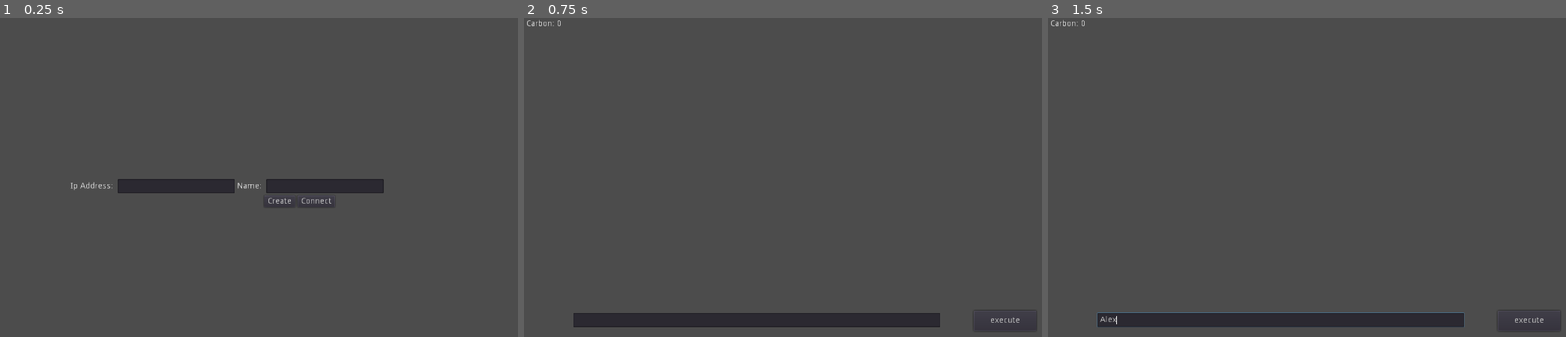
Above: before the commit, frames 1-3 (left to right).
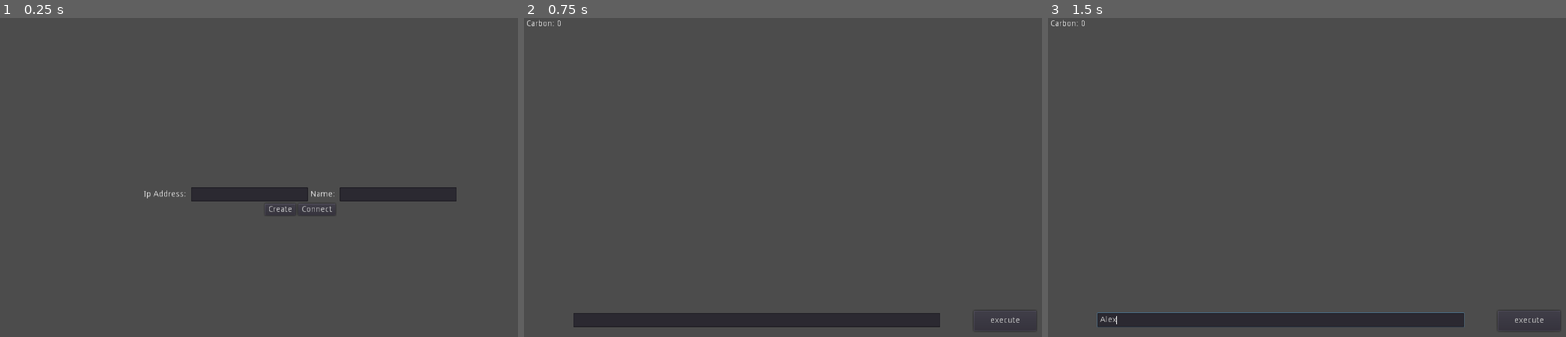
Above: after the commit, the same moments.

Repository: Electronics-Empire/Electronics-Empire
Game: Godot game, scene res://Scene/Multiplayer.tscn
Two runs of this game, one before a commit and one after it. Both use one fixed random seed, a clock stepped at 60 frames per second and the inputs below.
Inputs (mouse positions are in pixels of both pictures, inside the frame that each line leads up to):
- Up to frame 1 (0.25 s): no input
- Up to frame 2 (0.75 s): click "Create" at 0.5 s
- Up to frame 3 (1.5 s): click (1281, 321) at 1.27 s; type "Alex" at 1.35 s

The runs differ from the first frame. In frame 1, 3.3% of the frame differs, in the area x 13-89%, y 50-62%; in frame 2, nothing differs; in frame 3, nothing differs.

Commit message:
the unit work in multiplayer

Diff:
--- a/Scene/Multiplayer.tscn
+++ b/Scene/Multiplayer.tscn
@@ -2,68 +2,84 @@
 
 [ext_resource path="res://Script/Multiplayer.gd" type="Script" id=1]
 
-[node name="Lobby" type="MarginContainer"]
+[node name="Lobby" type="Control" index="0"]
 
 anchor_left = 0.0
 anchor_top = 0.5
 anchor_right = 1.0
 anchor_bottom = 0.5
-margin_top = -104.0
-margin_bottom = 108.0
-rect_pivot_offset = Vector2( 0, 0 )
-rect_clip_content = false
-mouse_filter = 0
-mouse_default_cursor_shape = 0
-size_flags_horizontal = 1
-size_flags_vertical = 1
-custom_constants/margin_right = 120
-custom_constants/margin_top = 80
-custom_constants/margin_left = 120
-custom_constants/margin_bottom = 80
+margin_left = 1.0
+margin_top = -95.0
+margin_right = 1.0
+margin_bottom = 120.0
+rect_pivot_offset = Vector2( 0, 0 )
+rect_clip_content = false
+mouse_filter = 0
+mouse_default_cursor_shape = 0
+size_flags_horizontal = 1
+size_flags_vertical = 1
 script = ExtResource( 1 )
 
-[node name="VBoxContainer" type="VBoxContainer" parent="." index="0"]
-
-anchor_left = 0.0
-anchor_top = 0.0
-anchor_right = 0.0
-anchor_bottom = 0.0
-margin_left = 120.0
-margin_top = 80.0
-margin_right = 904.0
-margin_bottom = 132.0
+[node name="Connection" type="MarginContainer" parent="." index="0"]
+
+anchor_left = 0.0
+anchor_top = 0.0
+anchor_right = 0.0
+anchor_bottom = 0.0
+margin_top = -187.0
+margin_right = 1023.0
+margin_bottom = 405.0
+rect_pivot_offset = Vector2( 0, 0 )
+rect_clip_content = false
+mouse_filter = 0
+mouse_default_cursor_shape = 0
+size_flags_horizontal = 1
+size_flags_vertical = 1
+_sections_unfolded = [ "Grow Direction" ]
+
+[node name="VBoxContainer" type="VBoxContainer" parent="Connection" index="0"]
+
+anchor_left = 0.0
+anchor_top = 0.0
+anchor_right = 0.0
+anchor_bottom = 0.0
+margin_left = 8.0
+margin_right = 1023.0
+margin_bottom = 592.0
 rect_pivot_offset = Vector2( 0, 0 )
 rect_clip_content = false
 mouse_filter = 1
 mouse_default_cursor_shape = 0
 size_flags_horizontal = 1
 size_flags_vertical = 1
-alignment = 0
-
-[node name="HBoxContainer2" type="HBoxContainer" parent="VBoxContainer" index="0"]
-
-anchor_left = 0.0
-anchor_top = 0.0
-anchor_right = 0.0
-anchor_bottom = 0.0
-margin_right = 784.0
-margin_bottom = 24.0
+alignment = 1
+
+[node name="HBoxContainer2" type="HBoxContainer" parent="Connection/VBoxContainer" index="0"]
+
+anchor_left = 0.0
+anchor_top = 0.0
+anchor_right = 0.0
+anchor_bottom = 0.0
+margin_top = 272.0
+margin_right = 1015.0
+margin_bottom = 296.0
 rect_pivot_offset = Vector2( 0, 0 )
 rect_clip_content = false
 mouse_filter = 1
 mouse_default_cursor_shape = 0
 size_flags_horizontal = 1
 size_flags_vertical = 1
-alignment = 0
-
-[node name="IpAdressLabel" type="Label" parent="VBoxContainer/HBoxContainer2" index="0"]
-
-anchor_left = 0.0
-anchor_top = 0.0
-anchor_right = 0.0
-anchor_bottom = 0.0
+alignment = 1
+
+[node name="IpAdressLabel" type="Label" parent="Connection/VBoxContainer/HBoxContainer2" index="0"]
+
+anchor_left = 0.0
+anchor_top = 0.0
+anchor_right = 0.0
+anchor_bottom = 0.0
+margin_left = 240.0
 margin_top = 5.0
-margin_right = 77.0
+margin_right = 317.0
 margin_bottom = 19.0
 rect_pivot_offset = Vector2( 0, 0 )
 rect_clip_content = false
@@ -76,14 +92,14 @@
 lines_skipped = 0
 max_lines_visible = -1
 
-[node name="IpAdressLineEdit" type="LineEdit" parent="VBoxContainer/HBoxContainer2" index="1"]
-
-anchor_left = 0.0
-anchor_top = 0.0
-anchor_right = 0.0
-anchor_bottom = 0.0
-margin_left = 81.0
-margin_right = 281.0
+[node name="IpAdressLineEdit" type="LineEdit" parent="Connection/VBoxContainer/HBoxContainer2" index="1"]
+
+anchor_left = 0.0
+anchor_top = 0.0
+anchor_right = 0.0
+anchor_bottom = 0.0
+margin_left = 321.0
+margin_right = 521.0
 margin_bottom = 24.0
 rect_min_size = Vector2( 200, 0 )
 rect_pivot_offset = Vector2( 0, 0 )
@@ -97,20 +113,20 @@
 focus_mode = 2
 context_menu_enabled = true
 placeholder_alpha = 0.6
-caret_blink = false
+caret_blink = true
 caret_blink_speed = 0.65
 caret_position = 0
 _sections_unfolded = [ "Rect" ]
 
-[node name="NameLabel" type="Label" parent="VBoxContainer/HBoxContainer2" index="2"]
-
-anchor_left = 0.0
-anchor_top = 0.0
-anchor_right = 0.0
-anchor_bottom = 0.0
-margin_left = 285.0
+[node name="NameLabel" type="Label" parent="Connection/VBoxContainer/HBoxContainer2" index="2"]
+
+anchor_left = 0.0
+anchor_top = 0.0
+anchor_right = 0.0
+anchor_bottom = 0.0
+margin_left = 525.0
 margin_top = 5.0
-margin_right = 331.0
+margin_right = 571.0
 margin_bottom = 19.0
 rect_pivot_offset = Vector2( 0, 0 )
 rect_clip_content = false
@@ -123,14 +139,14 @@
 lines_skipped = 0
 max_lines_visible = -1
 
-[node name="NameLineEdit" type="LineEdit" parent="VBoxContainer/HBoxContainer2" index="3"]
-
-anchor_left = 0.0
-anchor_top = 0.0
-anchor_right = 0.0
-anchor_bottom = 0.0
-margin_left = 335.0
-margin_right = 535.0
+[node name="NameLineEdit" type="LineEdit" parent="Connection/VBoxContainer/HBoxContainer2" index="3"]
+
+anchor_left = 0.0
+anchor_top = 0.0
+anchor_right = 0.0
+anchor_bottom = 0.0
+margin_left = 575.0
+margin_right = 775.0
 margin_bottom = 24.0
 rect_min_size = Vector2( 200, 0 )
 rect_pivot_offset = Vector2( 0, 0 )
@@ -144,20 +160,20 @@
 focus_mode = 2
 context_menu_enabled = true
 placeholder_alpha = 0.6
-caret_blink = false
+caret_blink = true
 caret_blink_speed = 0.65
 caret_position = 0
 _sections_unfolded = [ "Rect" ]
 
-[node name="HBoxContainer" type="HBoxContainer" parent="VBoxContainer" index="1"]
-
-anchor_left = 0.0
-anchor_top = 0.0
-anchor_right = 0.0
-anchor_bottom = 0.0
-margin_top = 28.0
-margin_right = 784.0
-margin_bottom = 48.0
+[node name="HBoxContainer" type="HBoxContainer" parent="Connection/VBoxContainer" index="1"]
+
+anchor_left = 0.0
+anchor_top = 0.0
+anchor_right = 0.0
+anchor_bottom = 0.0
+margin_top = 300.0
+margin_right = 1015.0
+margin_bottom = 320.0
 rect_pivot_offset = Vector2( 0, 0 )
 rect_clip_content = false
 mouse_filter = 1
@@ -166,14 +182,14 @@
 size_flags_vertical = 1
 alignment = 1
 
-[node name="Create" type="Button" parent="VBoxContainer/HBoxContainer" index="0"]
-
-anchor_left = 0.0
-anchor_top = 0.0
-anchor_right = 0.0
-anchor_bottom = 0.0
-margin_left = 331.0
-margin_right = 384.0
+[node name="Create" type="Button" parent="Connection/VBoxContainer/HBoxContainer" index="0"]
+
+anchor_left = 0.0
+anchor_top = 0.0
+anchor_right = 0.0
+anchor_bottom = 0.0
+margin_left = 447.0
+margin_right = 500.0
 margin_bottom = 20.0
 rect_pivot_offset = Vector2( 0, 0 )
 rect_clip_content = false
@@ -190,14 +206,14 @@
 flat = false
 align = 1
 
-[node name="Connect" type="Button" parent="VBoxContainer/HBoxContainer" index="1"]
-
-anchor_left = 0.0
-anchor_top = 0.0
-anchor_right = 0.0
-anchor_bottom = 0.0
-margin_left = 388.0
-margin_right = 452.0
+[node name="Connect" type="Button" parent="Connection/VBoxContainer/HBoxContainer" index="1"]
+
+anchor_left = 0.0
+anchor_top = 0.0
+anchor_right = 0.0
+anchor_bottom = 0.0
+margin_left = 504.0
+margin_right = 568.0
 margin_bottom = 20.0
 rect_pivot_offset = Vector2( 0, 0 )
 rect_clip_content = false
@@ -214,6 +230,6 @@
 flat = false
 align = 1
 
-[connection signal="pressed" from="VBoxContainer/HBoxContainer/Create" to="." method="__create_button__"]
-
-[connection signal="pressed" from="VBoxContainer/HBoxContainer/Connect" to="." method="__connect_button__"]
+[connection signal="pressed" from="Connection/VBoxContainer/HBoxContainer/Create" to="." method="__create_button__"]
+
+[connection signal="pressed" from="Connection/VBoxContainer/HBoxContainer/Connect" to="." method="__connect_button__"]
--- a/Script/BR100_module.gd
+++ b/Script/BR100_module.gd
@@ -25,25 +25,26 @@
 var orientation
 var damage
 
-var code
+var code = PoolStringArray()
 var code_pos
 var id
 
-var active
-
 signal add_ressource_signal
 signal unit_dead_signal
 
 remote func ask_entity_sync():
-	rpc("entity_sync", self.sprite.animation, self.sprite.frame, self.position, self.health_bar.value, self.orientation)
-	pass
-
-remote func entity_sync(animation, frame, pos, health, orientation):
+	rpc("entity_sync", self.sprite.animation, self.sprite.frame, self.position, self.health_bar.value, self.orientation, self.code_pos, self.code )
+	pass
+
+remote func entity_sync(animation, frame, pos, health, orientation, code_pos, code, time):
 	self.sprite.animation = animation
 	self.sprite.frame = frame
 	self.position = pos
 	self.health_bar.value = health
 	self.orientation = orientation
+	self.code_pos = code_pos
+	self.code = code
+	send_line()
 	pass
 
 
--- a/Script/Game.gd
+++ b/Script/Game.gd
@@ -13,6 +13,8 @@
 
 var object_pos = Array()
 var object_array = Array()
+var player_ready = Dictionary()
+var player_ok = Dictionary()
 
 # generate all the objects
 func __generate_object__():
@@ -48,8 +50,9 @@
 	random_y_location = (randi()%int(self.world.get_used_rect().size.y-1))*self.globals.tileSize.y
 	init_pos = Vector2(random_x_location + self.globals.tileSize.x/2, random_y_location + self.globals.tileSize.y/2)
 
-	while(self.world.get_cell((init_pos.x/self.globals.tileSize.x), (init_pos.y/self.globals.tileSize.y)) == self.world.water
-		  || self.world.get_cell((init_pos.x/self.globals.tileSize.x), (init_pos.y/self.globals.tileSize.y)) == self.world.border):
+	while( (self.world.get_cell((init_pos.x/self.globals.tileSize.x), (init_pos.y/self.globals.tileSize.y)) == self.world.water
+		  or self.world.get_cell((init_pos.x/self.globals.tileSize.x), (init_pos.y/self.globals.tileSize.y)) == self.world.border)
+		  and object_pos.find(Vector2(random_x_location, random_y_location)) == -1 ):
 		random_x_location = (randi()%int(self.world.get_used_rect().size.x-1))*self.globals.tileSize.x
 		random_y_location = (randi()%int(self.world.get_used_rect().size.y-1))*self.globals.tileSize.y
 		init_pos = Vector2(random_x_location + self.globals.tileSize.x/2, random_y_location + self.globals.tileSize.y/2)
@@ -68,12 +71,34 @@
 func dead_player(id):
 	get_node(str(id)).queue_free()
 	self.network_info.player_list.erase(str(id))
+	player_ready.erase(id)
+	player_ok.erase(id)
+	pass
+
+func __wait_player__():
+	if(player_ready.hash() == player_ok.hash()):
+		rpc("continue_all")
+	pass
+
+remote func player_ready(id):
+	player_ready[id] = true
+	__wait_player__()
+	pass
+
+func __reset_player__():
+	for id in player_ready:
+		player_ready[id] = false
+	pass
+
+func __add_player__(id):
+	player_ready[id] = false
+	player_ok[id] = true
 	pass
 
 remote func ask_sync_player():
 	for player in self.network_info.player_list:
 		rpc("sync_player", player)
-	rpc("continue_all")
+	rpc("finished_sync")
 	pass
 
 remote func sync_player(player):
@@ -88,10 +113,13 @@
 		new_player.rpc_id(1,"ask_player_sync")
 	pass
 
+remote func finished_sync():
+	rpc_id(1, "player_ready", get_tree().get_network_unique_id())
+	pass
+
 remote func ask_sync_object():
 	for object in object_array:
 		if(object.get_filename() == self.carbon_obj.get_path()):
-			print("allo")
 			rpc("sync_carbon", object.position.x, object.position.y)
 	pass
 
@@ -142,7 +170,10 @@
 
 # function is call on the server and client when a new peer is connected
 func new_peer(id):
-	print("network working!")
+	if(get_tree().is_network_server()):
+		__add_player__(id)
+		__reset_player__()
+		rpc("pause_all")
 	pass
 
 # function is call on the server and client when a peer disconnected
@@ -152,11 +183,10 @@
 
 # function is call on the client when a new peer is connected
 func player_connection():
-	rpc("pause_all")
 	rpc_id(1, "generate_player", get_tree().get_network_unique_id())
 	self.world.rpc_id(1,"__ask_sync_world__")
+	rpc_id(1, "ask_sync_object")
 	rpc_id(1,"ask_sync_player")
-	rpc_id(1, "ask_sync_object")
 	pass
 
 # function is call on the client when a peer failed to connect
--- a/Script/Multiplayer.gd
+++ b/Script/Multiplayer.gd
@@ -1,4 +1,4 @@
-extends MarginContainer
+extends Control
 
 var globals
 var gameScene
@@ -10,7 +10,7 @@
 
 func __create_button__():
 	get_tree().get_root().add_child(gameScene)
-	get_tree().get_root().get_node("Lobby").hide()
+	self.get_node("Connection").hide()
 
 	var peer = NetworkedMultiplayerENet.new()
 	var err = peer.create_server(globals.GAME_PORT, globals.MAX_PLAYERS)
@@ -24,13 +24,13 @@
 
 func __connect_button__():
 	get_tree().get_root().add_child(gameScene)
-	var ip = get_node("VBoxContainer/HBoxContainer2/IpAdressLineEdit").get_text()
+	var ip = get_node("Connection/VBoxContainer/HBoxContainer2/IpAdressLineEdit").get_text()
 	if not ip.is_valid_ip_address():
 		return
 	var host = NetworkedMultiplayerENet.new()
 	host.create_client(ip, globals.GAME_PORT)
 	get_tree().set_network_peer(host)
-	get_tree().get_root().get_node("Lobby").hide()
+	self.get_node("Connection").hide()
 	pass
 
 #func _process(delta):
--- a/Script/player.gd
+++ b/Script/player.gd
@@ -1,6 +1,6 @@
 extends Node
 
-var unit_list = Array()
+var unit_list = Dictionary()
 var ressource_dict = Dictionary()
 var lg401_module
 var id
@@ -36,9 +36,26 @@
 
 remote func ask_player_sync():
 	rpc("player_sync", self.id)
+
+	for id in self.unit_list:
+		var unit = get_node(unit_list[id])
+		rpc("unit_sync", unit.id, unit.entity_name)
 	pass
 
-remote func player_sync():
+remote func unit_sync(id, entity_name):
+	var unit
+	if(!unit_list.has(id)):
+		match(entity_name):
+			"BR100":
+				unit = br100_module_scene.instance()
+		unit.set_name(str(id))
+		add_child(unit)
+		self.unit_list[id] = unit.get_path()
+		unit.rpc_id(1, "ask_entity_sync")
+	pass
+
+remote func player_sync(id):
+	self.id = id
 	if(!has_node("LG401_module")):
 		self.lg401_module = load("res://Scene/LG401_module.tscn").instance()
 
@@ -47,7 +64,7 @@
 		lg401_module.connect("build_signal", self, "load_code")
 
 		add_child(self.lg401_module)
-		self.lg401_module.rpc_id(1,"__ask_entity_sync__")
+		self.lg401_module.rpc_id(1,"ask_entity_sync")
 	pass
 
 func add_ressource(ressource, num):
@@ -64,7 +81,7 @@
 	if(self.id == get_tree().get_network_unique_id()):
 		var file = File.new()
 		if(file.open("game_script/" + file_path, file.READ) == OK):
-			var code_array = Array()
+			var code_array = PoolStringArray()
 			while(!file.eof_reached()):
 				code_array.append(file.get_line())
 			rpc("create_unit", code_array, unit_type, init_position)
@@ -77,11 +94,13 @@
 			unit = br100_module_scene.instance()
 
 	unit.code = code_array
+
+	unit.set_name(str(unit_id_iterator))
 	add_child(unit)
 	unit.set_position(init_position)
 
 	unit.id = unit_id_iterator
-	unit_list.insert(unit_id_iterator, unit.get_path())
+	unit_list[unit_id_iterator] = unit.get_path()
 	unit_id_iterator += 1
 
 	unit.send_line()
